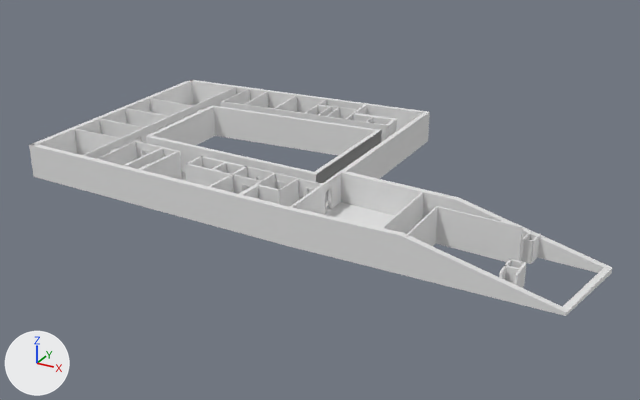
Before and after pictures for a commit that changed the Blender file blender/bavariathekE3.blend.
One viewpoint serves both versions: a 50 mm camera at (39.5, -71.3, 44.1) aimed at (1.2, -1.6, 9.3). Lighting does not change. The marker at lower left points along +X, +Y and +Z.

Before the edit, the objects in view are built like this:
```python
ob_cube_008 = bpy.data.objects.new('Cube.008', me_cube_008)
ob_cube_008.location = (23.83, -7.58, 10.72)
ob_cube_008.rotation_euler = (0.0, 0.0, -0.0653)  # degrees (0, 0, -3.7)
ob_cube_008.scale = (0.4, 0.075, 1.0)
ob_cube_009 = bpy.data.objects.new('Cube.009', me_cube_009)
ob_cube_009.location = (23.03, -7.53, 10.72)
ob_cube_009.rotation_euler = (0.0, 0.0, -0.0653)  # degrees (0, 0, -3.7)
ob_cube_009.scale = (0.075, 0.7, 1.0)
ob_cube_011 = bpy.data.objects.new('Cube.011', me_cube_012)
ob_cube_011.location = (15.54, -7.64, 10.72)
ob_cube_011.scale = (0.075, 2.95, 1.69)
ob_cube_013 = bpy.data.objects.new('Cube.013', me_cube_014)
ob_cube_013.location = (13.32, -7.64, 10.72)
ob_cube_018 = bpy.data.objects.new('Cube.018', me_cube_017)
ob_cube_018.location = (-24.44, -7.48, 14.09)
ob_cube_023 = bpy.data.objects.new('Cube.023', me_cube_024)
ob_cube_023.location = (23.05, -11.31, 12.72)
ob_cube_032 = bpy.data.objects.new('Cube.032', me_cube_034)
ob_cube_032.location = (24.39, -13.67, 10.72)
ob_cube_036 = bpy.data.objects.new('Cube.036', me_cube_035)
ob_cube_036.location = (23.05, -11.31, 12.72)
ob_cube_036.scale = (6.71, 0.072, 1.0)
ob_cube_037 = bpy.data.objects.new('Cube.037', me_cube_036)
ob_cube_037.location = (23.05, -12.48, 12.72)
ob_cube_037.scale = (6.71, 0.072, 1.0)
# also in view: 'Cube.005' at (-16.5, -10.1, 12.4); 'Cube.041' at (-24.7, 0.0, 12.4); 'Cube.033' at (-21.4, -3.7, 12.4); 'Cube.017' at (5.2, 5.3, 12.4); 'Cube' at (5.1, -9.3, 12.4)
```
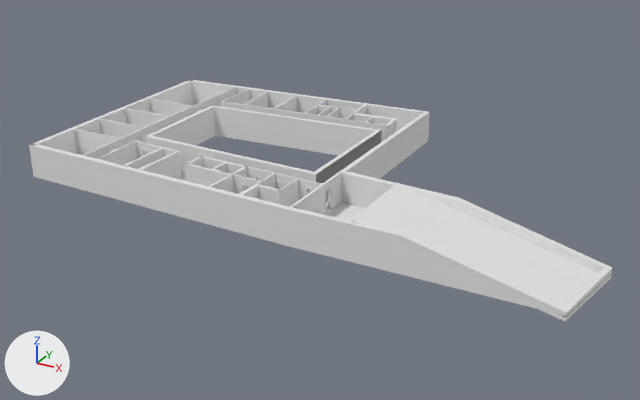
The change, as a list of edits to the scene's bpy script:
```text
Change me_cube_034:
    remove me_cube_034.from_pydata(...)  # 8 vertices, 6 faces; spans x -0.17..0.0, y 0.0..2.36, z 0.0..2.0
    add me_cube_034.from_pydata(...)  # 24 vertices, 15 faces; spans x -1.34..0.0, y 0.0..2.36, z 0.0..0.7
    me_cube_034 part 1
    4 vertices are removed from x -0.17..0.0, y 0.0..2.36, z 2.0
    5 faces are deleted
    14 vertices are added at x -1.34..0.0, y 0.0..2.36, z 0.0..0.7
    6 new vertices lie (0.0, 2.36, 0.0) away from vertices in x -1.34..0.0, y 0.0, z 0.0..0.7
    14 new faces join them
Change me_cube_014:
    remove me_cube_014.from_pydata(...)  # 48 vertices, 40 faces; spans x -0.05..0.2, y -6.04..2.2, z 0.0..3.37
    add me_cube_014.from_pydata(...)  # 36 vertices, 20 faces; spans x -0.05..0.2, y -6.04..2.2, z 0.0..2.96
    me_cube_014 part 2
    16 vertices are removed from x 0.0..0.15, y -6.04..2.2, z 0.1..3.37
    30 faces are deleted
    4 vertices are added at (0.15, -6.04, 2.93), (0.15, 2.2, 2.93), (0.0, 2.2, 2.96), (0.0, -6.04, 2.96)
    10 new faces join them
Change me_cube_012:
    used by ob_cube_011; location = (15.54, -7.64, 10.72); scale = (0.075, 2.95, 1.69)
    remove me_cube_012.from_pydata(...)  # 8 vertices, 5 faces; spans x 0.0..2.0, y -2.15..0.0, z 0.0..2.0
    add me_cube_012.from_pydata(...)  # 8 vertices, 4 faces; spans x 0.0..2.0, y -2.15..0.0, z 0.0..1.39
    me_cube_012 part 3
    4 vertices are removed from x 0.0..2.0, y -2.15..0.0, z 2.0
    5 faces are deleted
    4 vertices are added at (0.0, 0.0, 1.39), (2.0, -0.05, 1.37), (2.0, -2.15, 1.37), (0.0, -2.15, 1.39)
    4 new faces join them
Change me_cube_011:
    used by ob_cube_010; location = (22.99, -8.13, 10.72); rotation_euler = (0.0, 0.0, -0.0653), in degrees (0, 0, -3.7); scale = (3.73, 0.075, 1.69)
    remove me_cube_011.from_pydata(...)  # 12 vertices, 8 faces; spans x -2.0..0.0, y -2.0..0.0, z 0.0..2.0
    add me_cube_011.from_pydata(...)  # 8 vertices, 6 faces; spans x -2.0..0.0, y -2.0..0.0, z 0.0..1.47
    me_cube_011 part 4
    8 vertices are removed from x -2.0..0.0, y -2.0..0.0, z 0.0..2.0
    8 faces are deleted
    4 vertices are added at (0.0, 0.0, 0.5), (0.0, -2.0, 0.5), (-1.96, -2.0, 1.45), (-2.0, 0.0, 1.47)
    6 new faces join them
Change me_cube_003:
    used by ob_cube_003; location = (23.92, -6.18, 10.72); rotation_euler = (0.0, 0.0, -0.0653), in degrees (0, 0, -3.7); scale = (0.075, 0.7, 1.0)
    remove me_cube_003.from_pydata(...)  # 8 vertices, 5 faces; spans x -2.0..0.0, y -2.0..0.46, z 0.0..2.0
    add me_cube_003.from_pydata(...)  # 32 vertices, 24 faces; spans x -41.28..0.0, y -2.86..0.51, z 0.0..1.38
    me_cube_003 part 5: 4 vertices moved from x -2.0..0.0, y -2.0..0.46, z 2.0 to x -2.0..0.0, y -2.0..0.46, z 0.72..0.78; 16 vertices added at x -12.67..0.0, y -2.86..0.51, z 0.0..0.96
Add me_cube_038:
    me_cube_038.from_pydata([(-6.8, -3.7, 1.6), (-6.8, -3.7, 3.6), (-6.8, 5.1, 1.6), (-6.8, 5.1, 3.6), (10.7, -3.9, -24.0), (10.7, -3.9, -22.0), (12.2, 4.4, -24.0), (12.2, 4.4, -22.0)], [], [(0, 1, 3, 2), (6, 7, 5, 4), (2, 6, 4, 0), (7, 3, 1, 5), (0, 4, 5, 1), (2, 3, 7, 6)])
Remove ob_cube_037:
    ob_cube_037 = bpy.data.objects.new('Cube.037', me_cube_036)
Remove ob_cube_036:
    ob_cube_036 = bpy.data.objects.new('Cube.036', me_cube_035)
Remove ob_cube_023:
    ob_cube_023 = bpy.data.objects.new('Cube.023', me_cube_024)
Remove ob_cube_009:
    ob_cube_009 = bpy.data.objects.new('Cube.009', me_cube_009)
Remove ob_cube_008:
    ob_cube_008 = bpy.data.objects.new('Cube.008', me_cube_008)
Add ob_cube_042:
    ob_cube_042 = bpy.data.objects.new('Cube.042', me_cube_038)
    ob_cube_042.location = (17.67, -10.34, 13.85)
    ob_cube_042.scale = (1.0, 1.0, 0.15)
```

What differs and where, as boxes (x1, y1, x2, y2) in the pictures (640 x 400 px; the box of a moved part takes in the faces that stretch with it):
'Cube.042', added
    after: (352, 182, 611, 321)
'Cube.010', reshaped (not visible afterwards)
    before: (436, 206, 523, 262)
'Cube.008', deleted
    before: (522, 239, 534, 264)
'Cube.037', deleted
    before: (504, 265, 520, 284)
'Cube.003', reshaped (not visible afterwards)
    before: (530, 233, 541, 263)
'Cube.023', deleted
    before: (499, 260, 511, 280)
'Cube.009', deleted
    before: (519, 231, 532, 261)
'Cube.036', deleted
    before: (509, 259, 524, 268)
part 1 of me_cube_034, built on
    before: (514, 262, 527, 288)
part 2 of me_cube_014, cut back
    before: (382, 192, 424, 234)
part 3 of me_cube_012, moved or reshaped (not visible afterwards)
    before: (406, 206, 438, 246)
